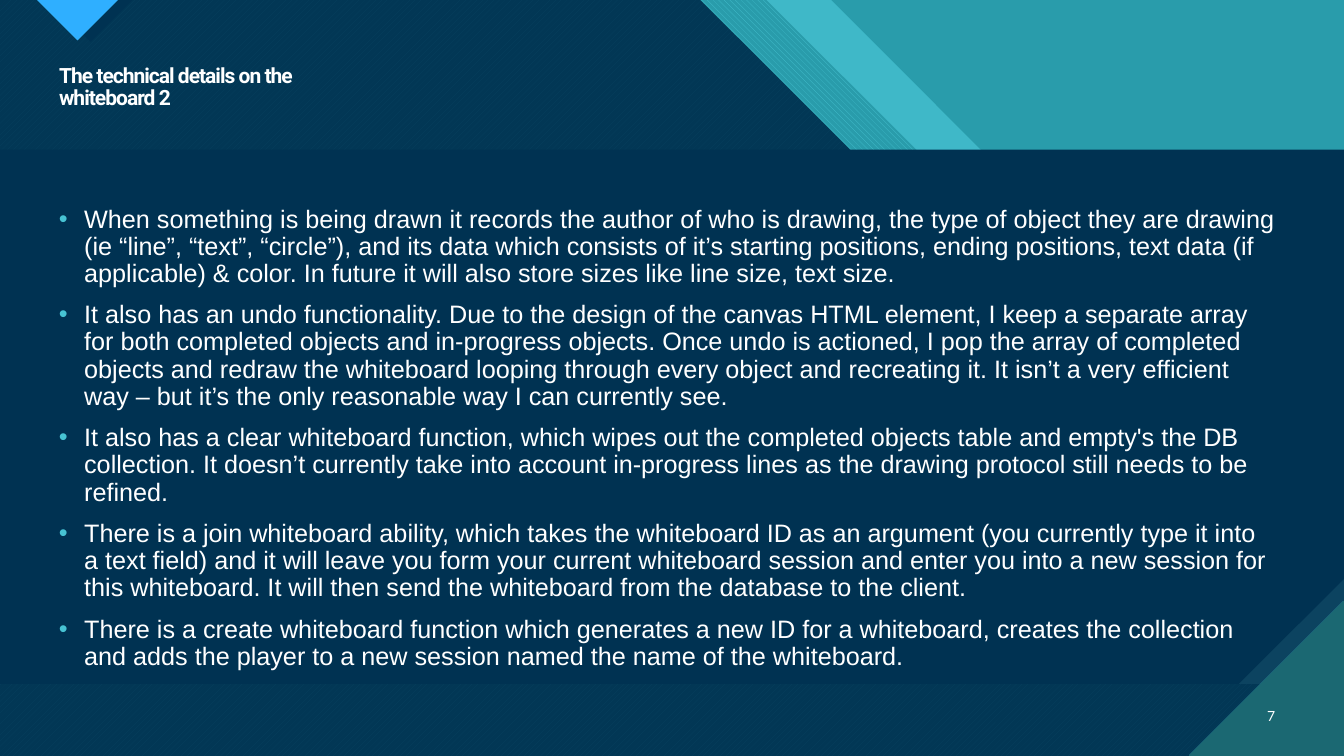
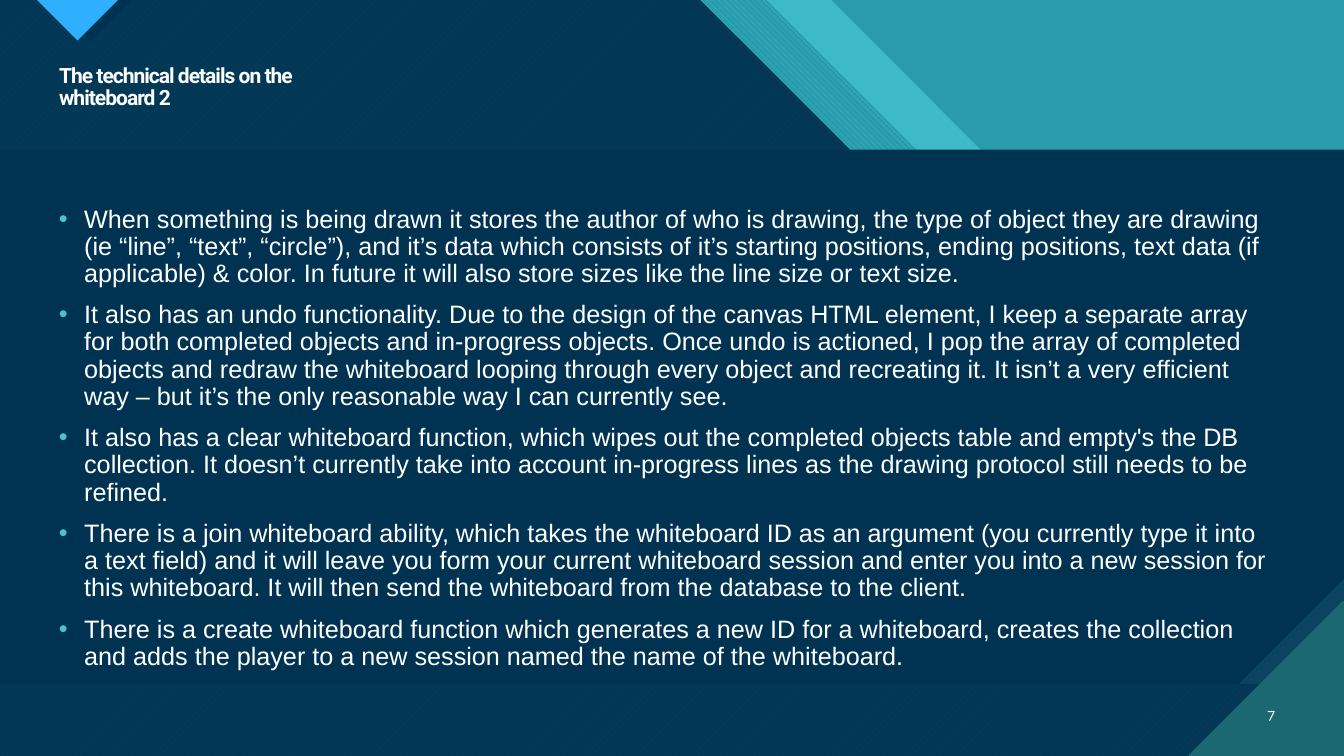
Before and after one commit to joshua-bouv/whiteboard, a slide deck: slide 7 of docs/oral_presentation.pptx. Drawn at 1344x756 pixels with LibreOffice and Linux fonts; fonts in the diff are those of the drawing. Boxes give left, top, right and bottom in pixels: in the first picture for what was removed or moved away, otherwise in the second. Text is boxed around its words. In the diff, an @@ line names an element or a change of style, - is before the commit and + after.

```diff
--- a/docs/oral_presentation.pptx
+++ b/docs/oral_presentation.pptx
@@ text at <box>84,209,1259,288</box>: text changed @@
-• When something is being drawn it records the author of who is drawing, the type of object they are drawing (ie “line”, “text”, “circle”), and its data which consists of it’s starting positions, ending positions, text data (if applicable) & color. In future it will also store sizes like line size, text size.
+• When something is being drawn it stores the author of who is drawing, the type of object they are drawing (ie “line”, “text”, “circle”), and it’s data which consists of it’s starting positions, ending positions, text data (if applicable) & color. In future it will also store sizes like the line size or text size.
```
Also in this commit, not shown: 4 other slides changed, 1 slide added, 7 slides removed.
